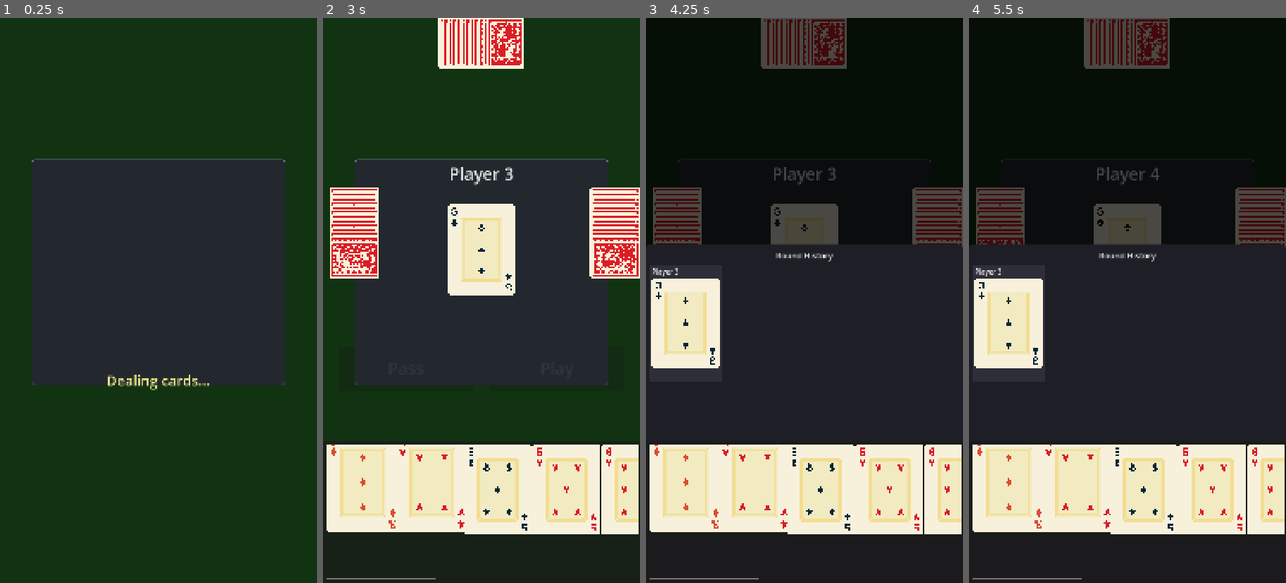
Above: before the commit, frames 1-4 (left to right).
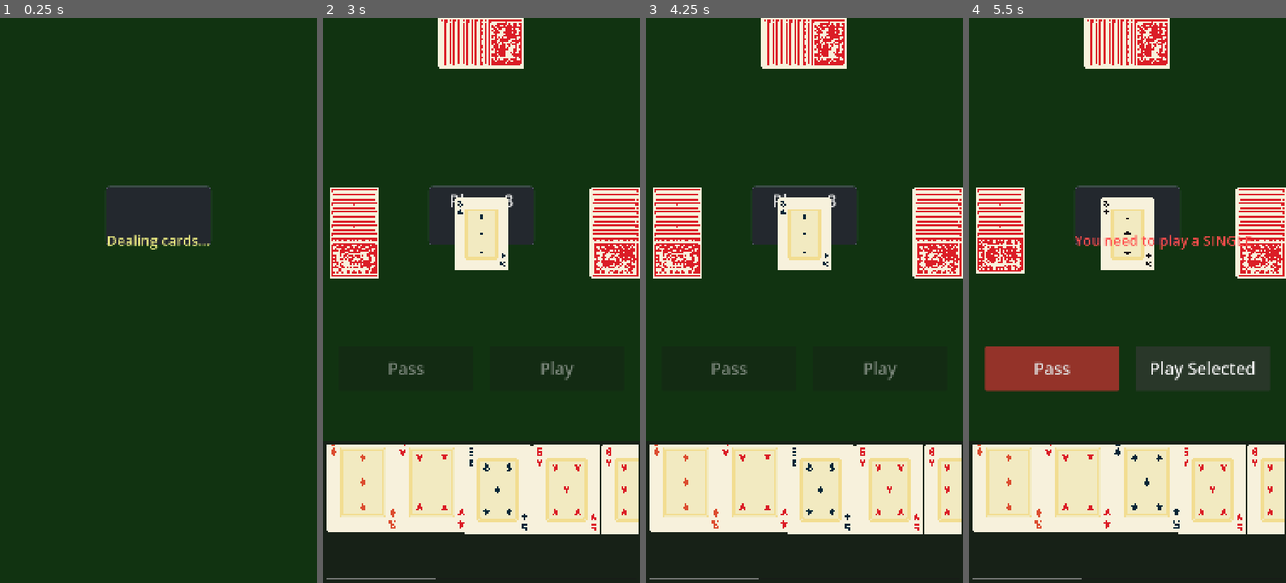
Above: after the commit, the same moments.

Repository: binhrobles/thirteen
Game: Godot game, scene res://scenes/main.tscn
The game is run twice, just before and just after one commit, with the same random seed, the same clock (stepped at 60 frames per second) and the same inputs.
Inputs (mouse positions are in pixels of both pictures, inside the frame that each line leads up to):
- Up to frame 1 (0.25 s): no input
- Up to frame 2 (3 s): tap Enter at 0.5, 2 s; move the mouse to (481, 272) at 0.52 s; click (481, 272) at 0.67 s; tap Space at 1.25, 2.75 s; move the mouse to (418, 328) at 1.27 s; click (418, 328) at 1.42 s; move the mouse to (361, 498) at 2.02 s; click (361, 498) at 2.17 s; move the mouse to (427, 498) at 2.77 s; click (427, 498) at 2.92 s
- Up to frame 3 (4.25 s): tap Enter at 3.5 s; move the mouse to (804, 272) at 3.52 s; click (804, 272) at 3.67 s
- Up to frame 4 (5.5 s): tap Space at 4.25 s; move the mouse to (1143, 498) at 4.27 s; click (1143, 498) at 4.42 s; click "Play Selected" at 5 s

The runs differ from the first frame. In frame 1, 29% of the frame differs, in the area x 10-90%, y 24-66%; in frame 2, 27%; in frame 3, 47%; in frame 4, 54%, in the area x 0-100%, y 0-92%.

Commit message:
Add dynamic card overlap in play area to avoid opponent hands
Cards in center play area now dynamically overlap when they would
overflow into left/right opponent hand areas (23% each side).

- Calculates available width (54% of screen)
- Uses normal spacing (10px) when cards fit
- Applies overlap (down to -40px min) when needed
- Centers cards and stacks left-to-right with z-index

Changed from HBoxContainer to Control for manual positioning control.

Co-Authored-By: Claude Sonnet 4.5 <noreply@anthropic.com>

Diff:
--- a/scripts/play_area.gd
+++ b/scripts/play_area.gd
@@ -7,7 +7,7 @@
 
 @onready var player_label: Label
 @onready var status_label: Label
-@onready var card_container: HBoxContainer
+@onready var card_container: Control  # Changed from HBoxContainer for manual positioning
 @onready var background: Panel
 
 const CardSpriteScene := preload("res://scenes/card_sprite.tscn")
@@ -15,7 +15,12 @@
 var current_cards: Array[Card] = []
 var card_sprites: Array = []
 
-const CARD_SPACING := 10  # Space between cards in played hand
+const CARD_SPACING := 10  # Space between cards in played hand (when not overlapping)
+const MIN_CARD_SPACING := -40  # Minimum spacing (overlap) when cards need to fit
+
+## Boundaries to avoid (opponent hand areas)
+const LEFT_OPPONENT_WIDTH := 0.23  # Left opponent occupies 0.0 to 0.23
+const RIGHT_OPPONENT_START := 0.77  # Right opponent starts at 0.77
 
 
 func _ready() -> void:
@@ -24,18 +29,19 @@
 
 func _setup_ui() -> void:
 	"""Create the play area UI in center of screen"""
-	# Center anchoring - use 80% width, 40% height for mobile
-	anchor_left = 0.1
-	anchor_right = 0.9
-	anchor_top = 0.25
-	anchor_bottom = 0.65
+	# Center the play area - auto-size to content, positioned in upper-middle area
+	anchor_left = 0.5
+	anchor_right = 0.5
+	anchor_top = 0.35  # Positioned in upper-middle
 	grow_horizontal = Control.GROW_DIRECTION_BOTH
-	grow_vertical = Control.GROW_DIRECTION_BOTH
-	offset_left = 0
-	offset_right = 0
-	offset_top = 0
-	offset_bottom = 0
+	grow_vertical = Control.GROW_DIRECTION_BEGIN
+	offset_left = -180  # Half width (360px wide)
+	offset_right = 180
+	offset_top = -100  # Position upward from anchor
+	offset_bottom = 100  # 200px tall
 	mouse_filter = Control.MOUSE_FILTER_STOP
+	z_index = 10  # Render above background but below player hand
+	z_as_relative = false  # Use absolute z-index
 
 	# Background panel
 	background = Panel.new()
@@ -79,8 +85,8 @@
 	player_label.add_theme_color_override("font_color", Color(0.9, 0.9, 0.9))
 	add_child(player_label)
 
-	# Card container (centered) - use full width for cards
-	card_container = HBoxContainer.new()
+	# Card container (centered) - use full width for cards, manual positioning
+	card_container = Control.new()
 	card_container.anchor_left = 0.0
 	card_container.anchor_top = 0.2
 	card_container.anchor_right = 1.0
@@ -91,8 +97,7 @@
 	card_container.offset_right = -10
 	card_container.offset_top = 0
 	card_container.offset_bottom = 0
-	card_container.alignment = BoxContainer.ALIGNMENT_CENTER
-	card_container.add_theme_constant_override("separation", CARD_SPACING)
+	card_container.mouse_filter = Control.MOUSE_FILTER_IGNORE
 	add_child(card_container)
 
 	# Status label (for "Your turn", "Waiting", etc.)
@@ -182,17 +187,60 @@
 
 
 func _create_card_sprites() -> void:
-	"""Create sprites for the current cards"""
+	"""Create sprites for the current cards with dynamic overlap"""
+	if current_cards.is_empty():
+		return
+
 	# Scale cards down slightly for the play area
 	var scale_factor := 0.8
+
+	# Get viewport size for calculations
+	var viewport_size: Vector2
+	if is_inside_tree():
+		viewport_size = get_viewport_rect().size
+	else:
+		viewport_size = Vector2(390, 844)
+
+	# Calculate available width (avoid opponent hand areas)
+	var available_width := viewport_size.x * (RIGHT_OPPONENT_START - LEFT_OPPONENT_WIDTH)
+
+	# Create card sprites first to get their sizes
 	for card in current_cards:
 		var card_sprite = CardSpriteScene.instantiate()
 		card_container.add_child(card_sprite)
 		card_sprite.setup(card)
 		card_sprite.scale_for_hand_size(scale_factor)
-		# Disable interaction on played cards
 		card_sprite.mouse_filter = Control.MOUSE_FILTER_IGNORE
 		card_sprites.append(card_sprite)
+
+	# Calculate card width (get from first card's minimum size)
+	var card_width: float = card_sprites[0].get_combined_minimum_size().x * scale_factor
+
+	# Calculate total width needed with normal spacing
+	var total_width_needed: float = card_width * current_cards.size() + CARD_SPACING * (current_cards.size() - 1)
+
+	# Calculate spacing (overlap if needed)
+	var card_spacing: float = CARD_SPACING
+	if total_width_needed > available_width:
+		# Need to overlap - calculate how much
+		# total_width = card_width + (card_width + spacing) * (n - 1)
+		# spacing = (total_width - card_width * n) / (n - 1)
+		card_spacing = (available_width - card_width * current_cards.size()) / (current_cards.size() - 1)
+		card_spacing = max(card_spacing, MIN_CARD_SPACING)
+
+	# Calculate total actual width with calculated spacing
+	var total_width: float = card_width + (card_width + card_spacing) * (current_cards.size() - 1)
+
+	# Calculate starting x position (center the cards)
+	var start_x: float = (card_container.size.x - total_width) / 2.0
+
+	# Position cards
+	for i in card_sprites.size():
+		var card_sprite = card_sprites[i]
+		var x_pos: float = start_x + i * (card_width + card_spacing)
+		card_sprite.position = Vector2(x_pos, 0)
+		# Set z_index so cards stack left-to-right
+		card_sprite.z_index = i
 
 
 func _gui_input(event: InputEvent) -> void:
